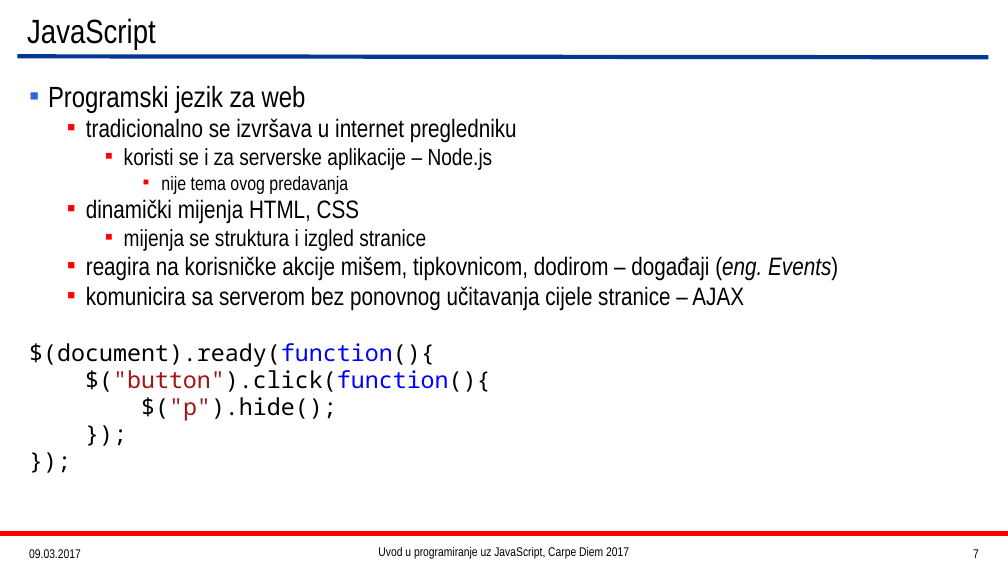
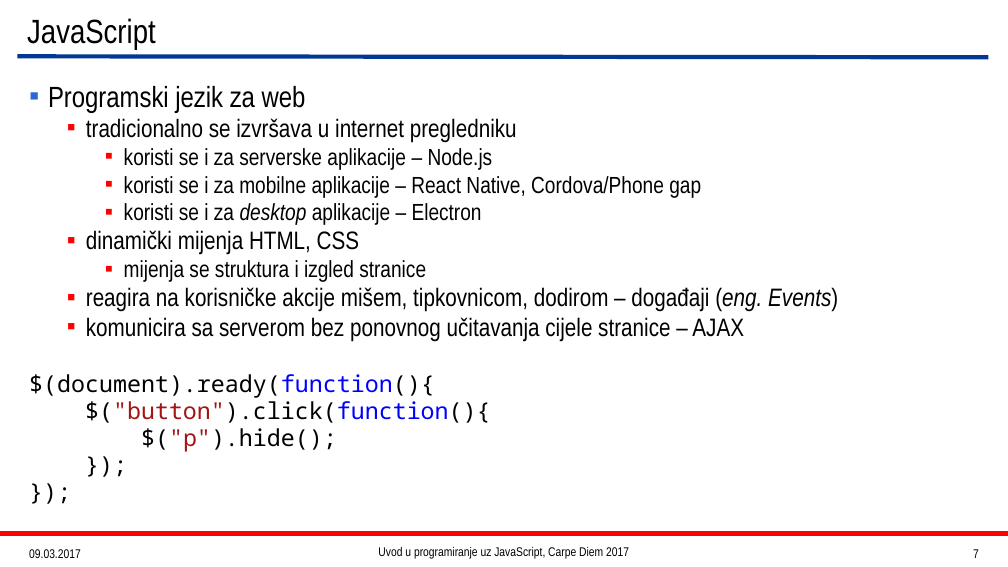
Before and after one commit to Fosna/cd-js-2017, a slide deck: slide 7 of JavaScriptTheBeginning.pptx. Drawn at 1008x567 pixels with LibreOffice and Linux fonts; fonts in the diff are those of the drawing. Boxes give left, top, right and bottom in pixels: in the first picture for what was removed or moved away, otherwise in the second. Text is boxed around its words. In the diff, an @@ line names an element or a change of style, - is before the commit and + after.

Commit message:
Minor presentation changes.

```diff
--- a/JavaScriptTheBeginning.pptx
+++ b/JavaScriptTheBeginning.pptx
@@ text at bbox=[124, 176, 701, 225]: text changed; size 18.5 to 22.2 pt @@
-      ▪ nije tema ovog predavanja
+    ▪ koristi se i za mobilne aplikacije – React Native, Cordova/Phone gap
+    ▪ koristi se i za desktop aplikacije – Electron
```
Also in this commit, not shown: 1 slide removed.
